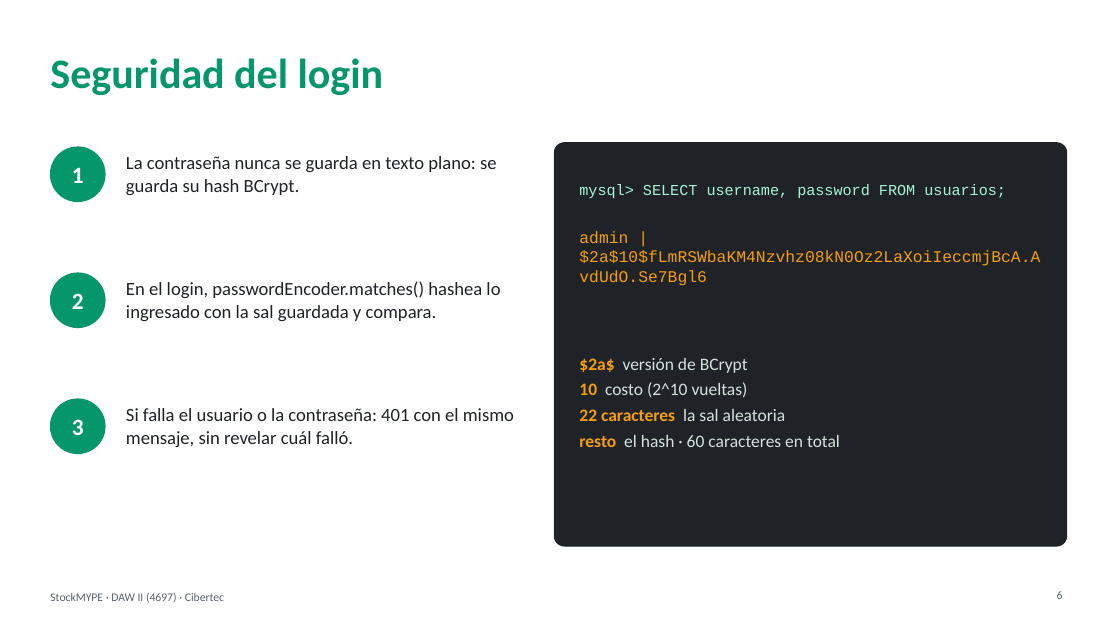
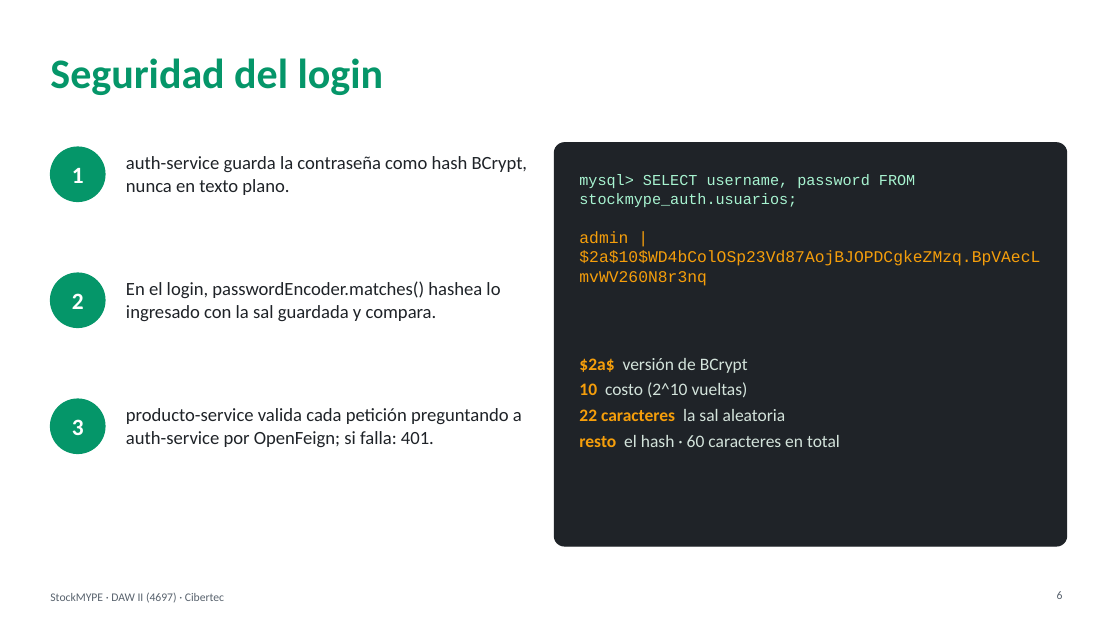
Before and after one commit to nandoxts/DAWII-4697-StockMYPE, a slide deck: slide 6 of docs/Presentacion_StockMYPE_Final.ppt. Drawn at 1120x630 pixels with LibreOffice and Linux fonts; fonts in the diff are those of the drawing; background and template pictures are left out. Boxes give left, top, right and bottom in pixels: in the first picture for what was removed or moved away, otherwise in the second. Text is boxed around its words. In the diff, an @@ line names an element or a change of style, - is before the commit and + after.

```diff
--- a/docs/Presentacion_StockMYPE_Final.ppt
+++ b/docs/Presentacion_StockMYPE_Final.ppt
@@ text at (x1=126, y1=156, x2=528, y2=195): text changed @@
-La contraseña nunca se guarda en texto plano: se guarda su hash BCrypt.
+auth-service guarda la contraseña como hash BCrypt, nunca en texto plano.
@@ text at (x1=579, y1=174, x2=915, y2=207): text changed @@
-mysql> SELECT username, password FROM usuarios;
+mysql> SELECT username, password FROM stockmype_auth.usuarios;
@@ text at (x1=579, y1=231, x2=1040, y2=266): text changed @@
-admin | $2a$10$fLmRSWbaKM4Nzvhz08kN0Oz2LaXoiIeccmjBcA.AvdUdO.Se7Bgl6
+admin | $2a$10$WD4bColOSp23Vd87AojBJOPDCgkeZMzq.BpVAecLmvWV260N8r3nq
@@ text at (x1=126, y1=408, x2=522, y2=447): text changed @@
-Si falla el usuario o la contraseña: 401 con el mismo mensaje, sin revelar cuál falló.
+producto-service valida cada petición preguntando a auth-service por OpenFeign; si falla: 401.
```
Also in this commit, not shown: 2 other slides changed, 1 slide added, 1 slide removed, 2 other files.
